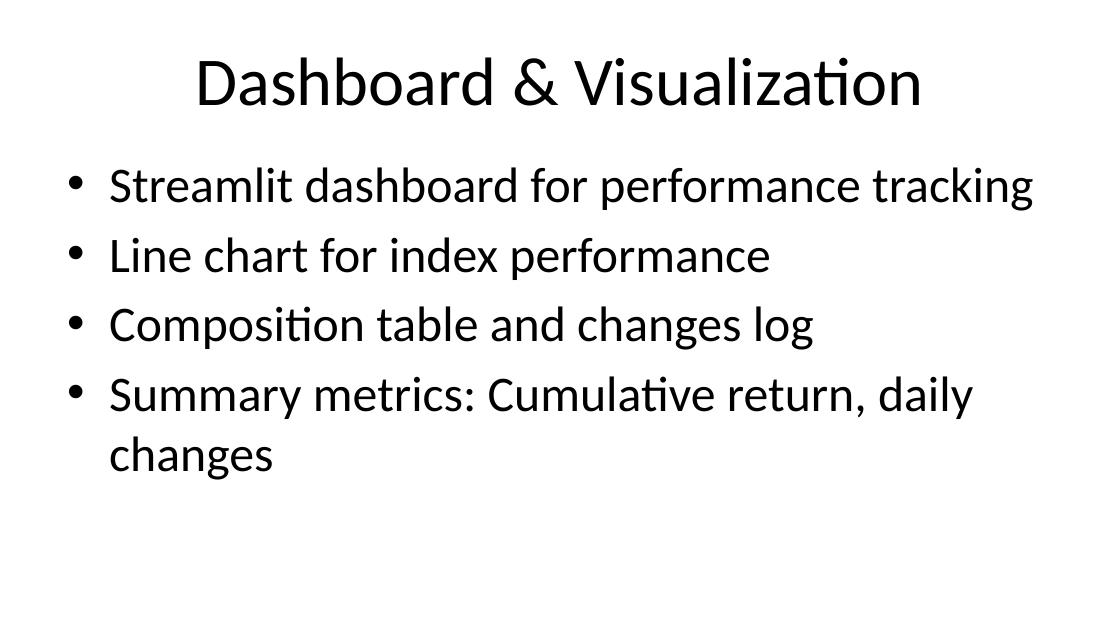
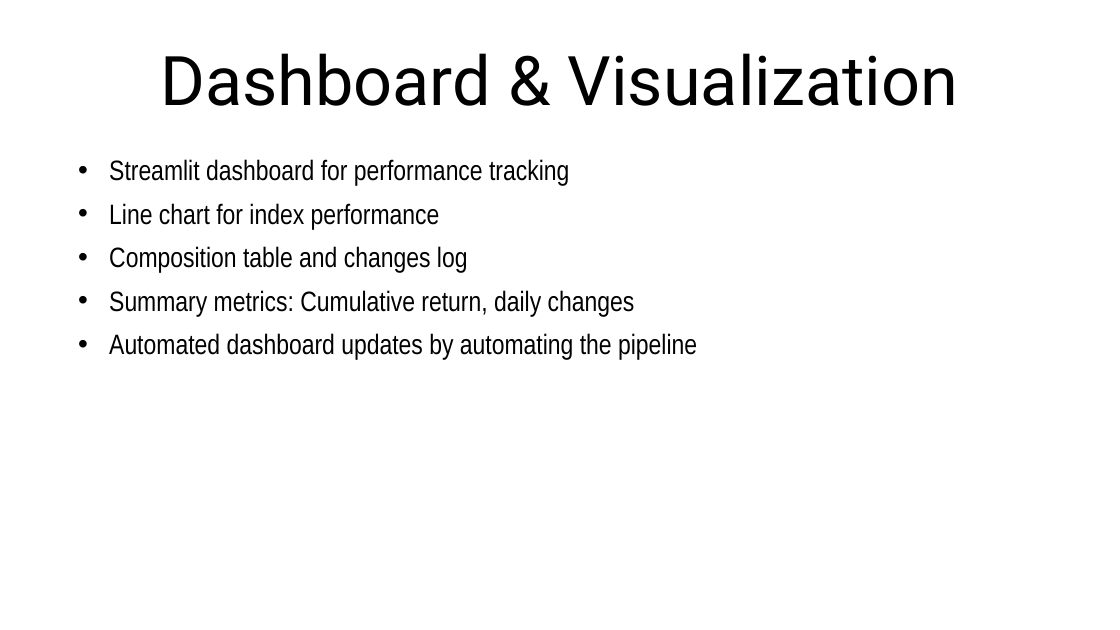
Before and after one commit to anuj-2001/us-stocks-viz, a slide deck: slide 5 of assignment.pptx (slide 6 before the commit). Drawn at 1120x630 pixels with LibreOffice and Linux fonts; fonts in the diff are those of the drawing. Boxes give left, top, right and bottom in pixels: in the first picture for what was removed or moved away, otherwise in the second. Text is boxed around its words. In the diff, an @@ line names an element or a change of style, - is before the commit and + after.

```diff
--- a/assignment.pptx
+++ b/assignment.pptx
@@ title "Dashboard & Visualization" at box(160, 53, 958, 106): font Calibri to Roboto @@
@@ text at box(109, 159, 635, 317): size 32 to 18 pt, font Calibri to Arial Narrow in "Streamlit dashboard for performance tracking", "Line chart for index performance", "Composition table and changes log", "Summary metrics: Cumulative return, daily changes"; indent changed @@
@@ text at box(109, 333, 697, 360): paragraph added @@
+• Automated dashboard updates by automating the pipeline
```
Also in this commit, not shown: 6 other slides changed, 1 slide removed, 2 other files.
